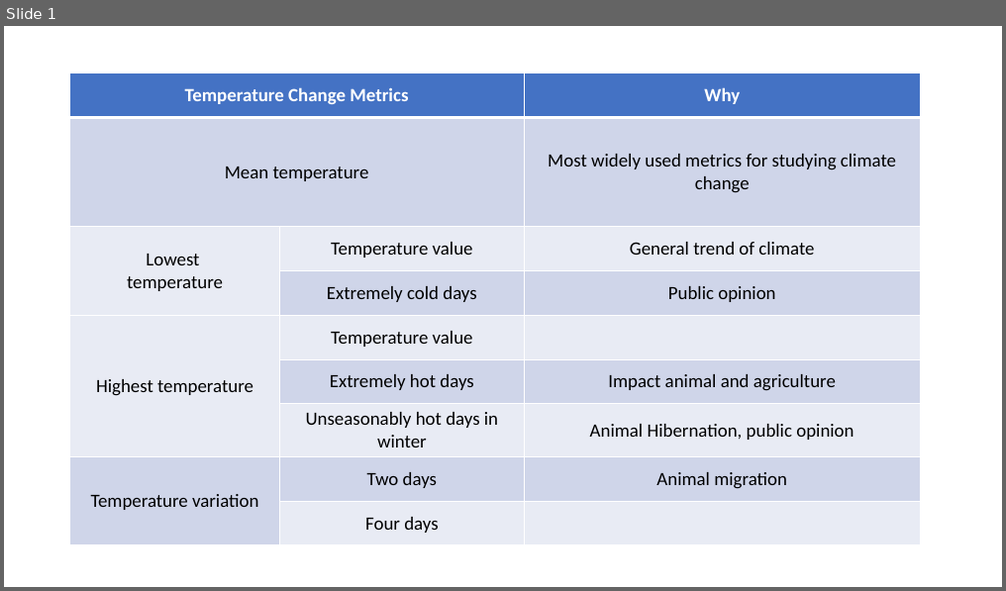
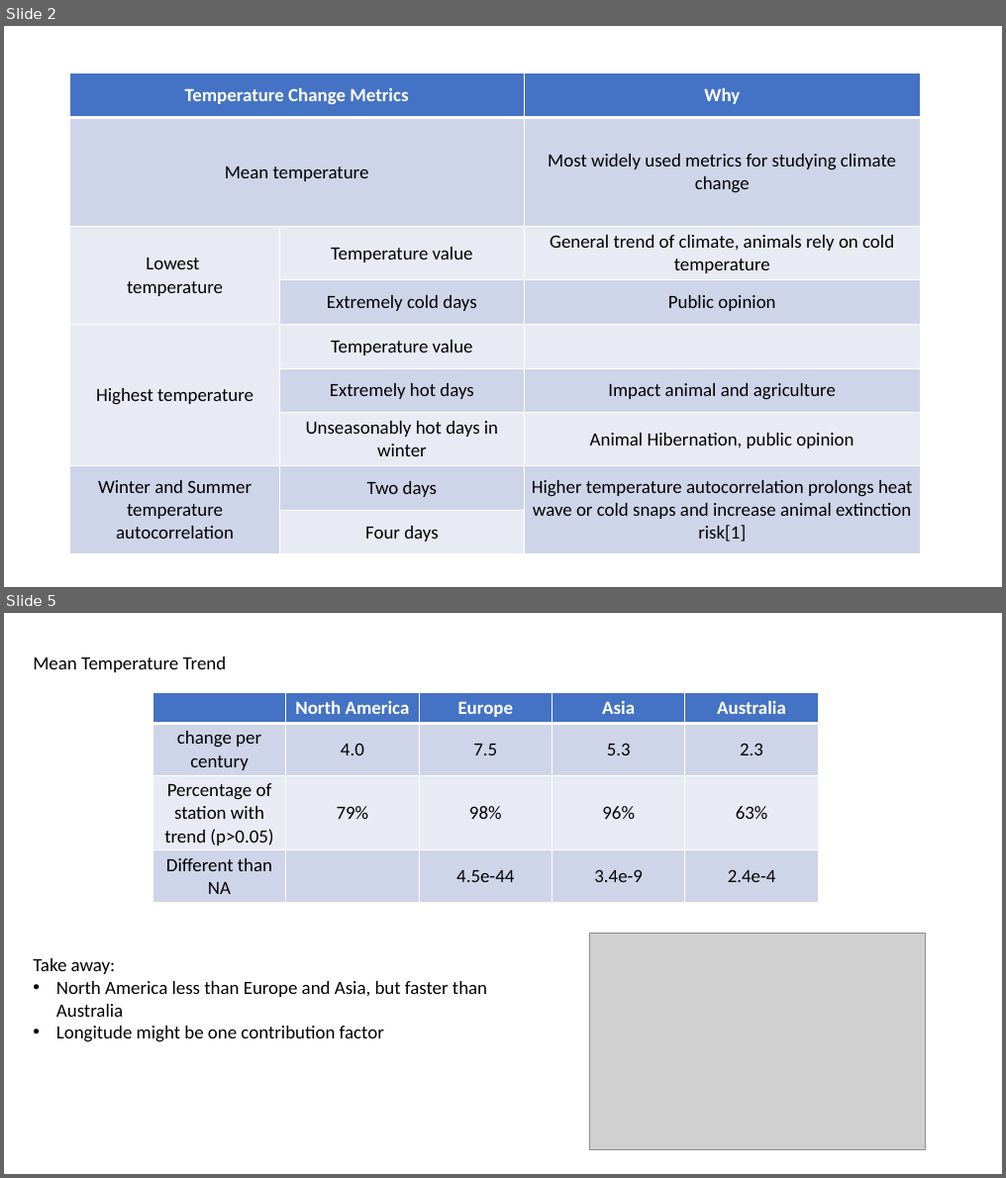
Before and after one commit to JustintheButton/temperature_analysis, a slide deck: report.pptx. Shown one above the other, each under a label of ours: slide 1 before the commit, slides 2 and 5 after it; the slides between them are not shown. The pictures are 1006x591 and 1006x1178 pixels, drawn with LibreOffice and Linux fonts; fonts in the diff are those of the drawing; grey boxes stand for pictures. Boxes give left, top, right and bottom in pixels: in the first picture for what was removed or moved away, otherwise in the second. Text is boxed around its words. In the diff, an @@ line names an element or a change of style, - is before the commit and + after.

```diff
--- a/report.pptx
+++ b/report.pptx
@@ slide 5 added at [4,613,1002,1174], background #FFFFFF @@
@@ text added at [33,657,227,672], 18 pt, text #000000 @@
+Mean Temperature Trend
@@ table added at [152,692,819,903], 4 rows, 5 columns @@
+ | North America | Europe | Asia | Australia
+change per century | 4.0 | 7.5 | 5.3 | 2.3
+Percentage of station with trend (p>0.05) | 79% | 98% | 96% | 63%
+Different than NA |  | 4.5e-44 | 3.4e-9 | 2.4e-4
@@ picture added at [589,933,925,1151] @@
@@ text added at [33,959,487,1043], 18 pt, text #000000 @@
+Take away:
+• North America less than Europe and Asia, but faster than Australia
+• Longitude might be one contribution factor
@@ what was slide 1 is now slide 2 @@
@@ slide 2 changed as well @@
@@ table at [70,74,921,553] @@
-row 3, column 3: General trend of climate
+row 3, column 3: General trend of climate, animals rely on cold temperature
-row 8, column 1: Temperature variation
+row 8, column 1: Winter and Summer temperature autocorrelation
-row 8, column 3: Animal migration
+row 8, column 3: Higher temperature autocorrelation prolongs heat wave or cold snaps and increase animal extinction risk[1]
```
Also in this commit, not shown: 16 other slides added, 1 other file.
